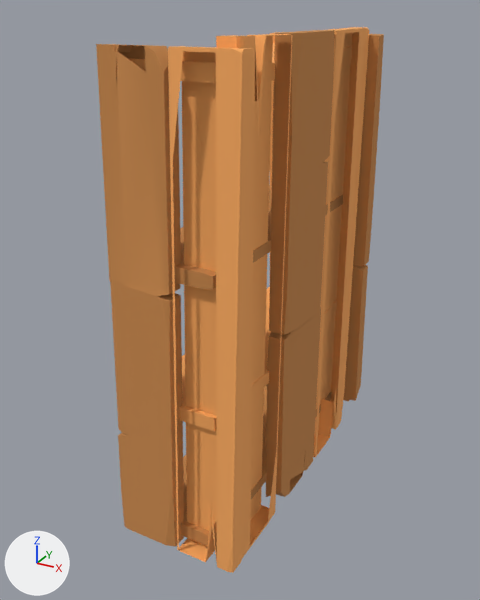
An edit to the FBX model Project-Maximus/Art Assets/Low Poly Wood Shelf With back.fbx, drawn before and after from the same camera.
One viewpoint serves both versions: a 50 mm camera at (1.73, -2.11, 2.23) aimed at (0.19, 0.7, 0.83). Lighting does not change. The marker at lower left points along +X, +Y and +Z. Where no turn or scale is listed for an object, it has been applied to the vertices. Vertices at the same position are counted once.

Names of what the first picture shows: 'Wood Shelf No Back'.
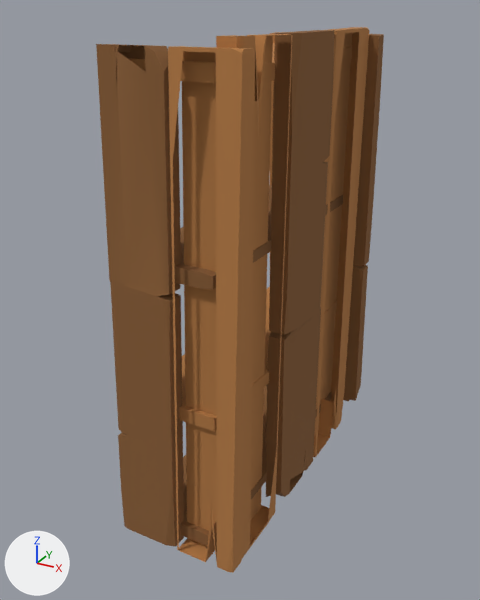
The edits, one by one:
Material 'Dark Wood Final' (mat_dark_wood_final) is new.
Its base color is (0.246, 0.107, 0.0329) (brown #885c33).
Its roughness is 1.0.
Material 'Light Wood Final' (mat_light_wood_final) is new.
Its base color is (0.467, 0.199, 0.0578) (orange #b67b44).
Its roughness is 1.0.
me_cube_009 has 821 vertices, 663 faces and spans x -0.33..0.31, y -0.87..0.88, z -0.17..2.25.
me_cube_009 is used by ob_wood_shelf_no_back; location (0.272, 0.783, -0.107).
me_cube_009 part 1: all 238 faces that had it switch from mat_light_color_wood_re (orange #ffad5f) to mat_light_wood_final (orange #b67b44).
me_cube_009 part 2: all 425 faces that had it switch from mat_dark_wood_color_wood_color (orange #ca894c) to mat_dark_wood_final (brown #885c33).

Location of each change, [x1, y1, x2, y2] in pixels of the pictures (480 x 600 px):
part 1 of me_cube_009, recoloured (orange to brown)
    both: [116, 27, 369, 573]
part 2 of me_cube_009, recoloured
    both: [96, 30, 384, 547]
